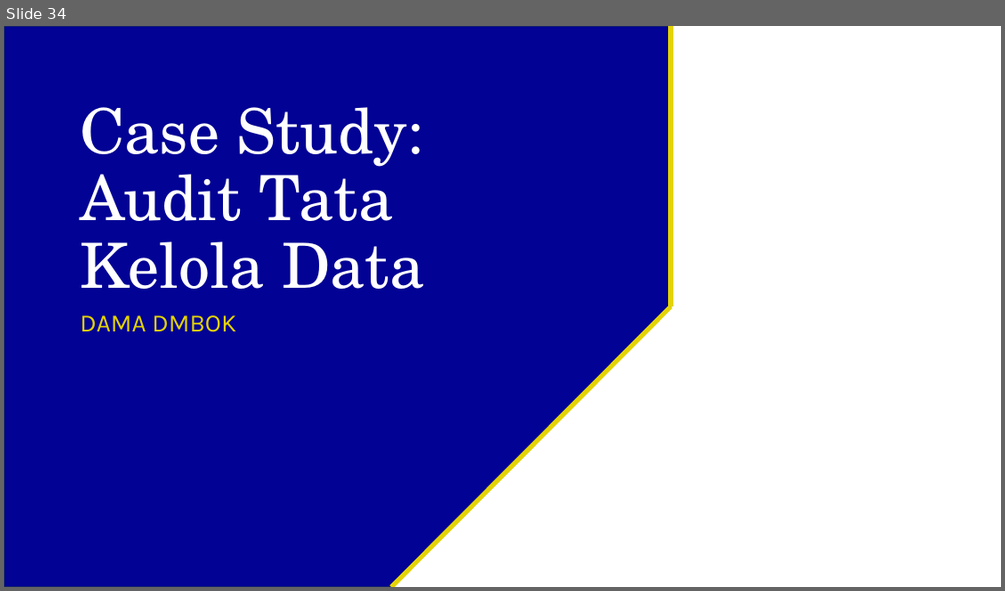
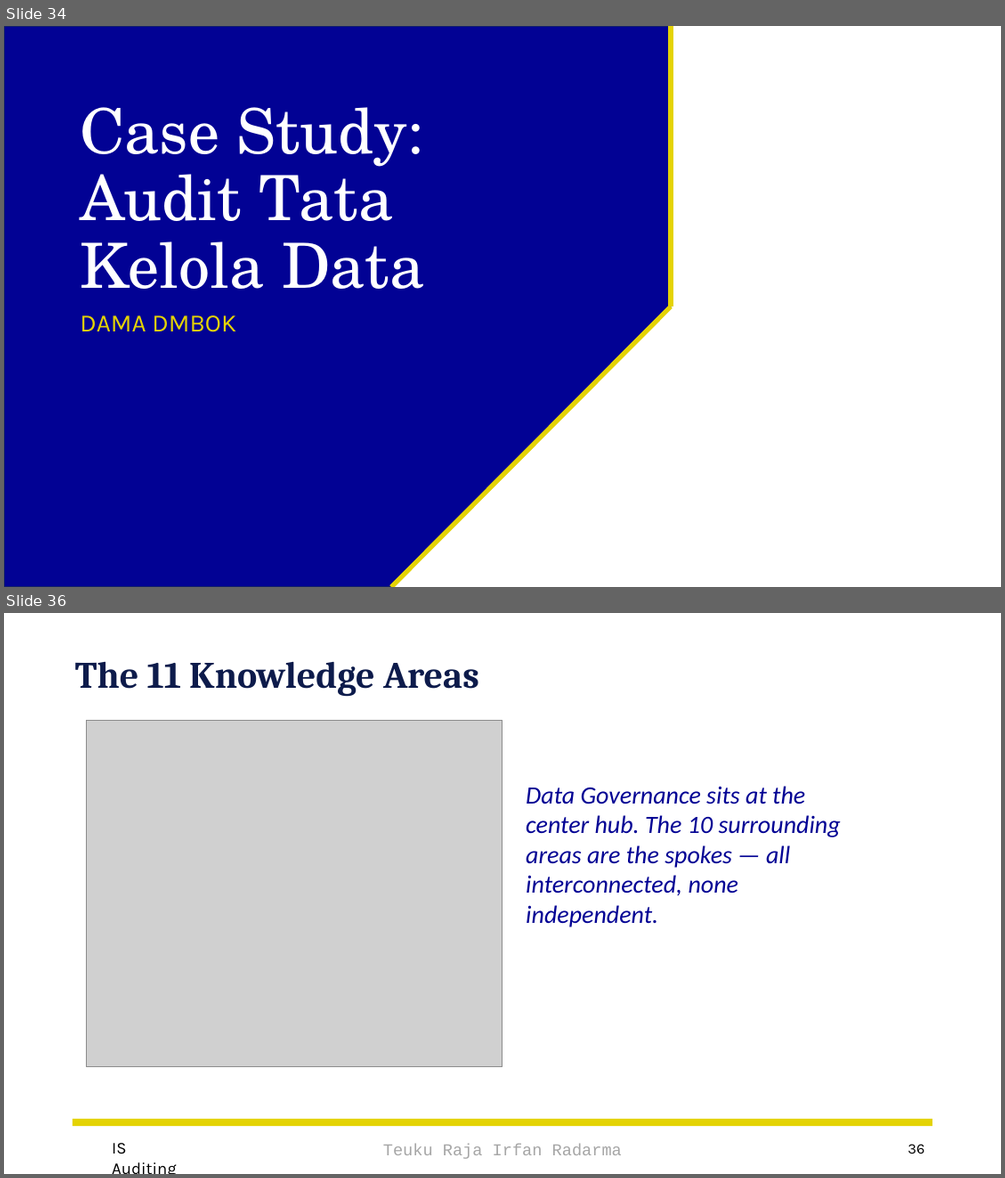
Before and after one commit to irfanradarma/Audit-SI, a slide deck: Slides/2026/06 - GTAG.pptx. Shown one above the other, each under a label of ours: slide 34 before the commit, slides 34 and 36 after it; the slides between them are not shown. The pictures are 1005x591 and 1005x1178 pixels, drawn with LibreOffice and Linux fonts; fonts in the diff are those of the drawing; grey boxes stand for pictures; background and template pictures are left out. Boxes give left, top, right and bottom in pixels: in the first picture for what was removed or moved away, otherwise in the second. Text is boxed around its words. In the diff, an @@ line names an element or a change of style, - is before the commit and + after.

```diff
--- a/Slides/2026/06 - GTAG.pptx
+++ b/Slides/2026/06 - GTAG.pptx
@@ slide 36 added at bbox=[4, 613, 1001, 1174], background picture (left out) @@
@@ title added at bbox=[75, 661, 479, 697], 36 pt, text #0D1B4B, bold @@
+The 11 Knowledge Areas
@@ picture added at bbox=[86, 720, 502, 1067] @@
@@ text added at bbox=[526, 786, 841, 927], 24 pt, text #020294, italic @@
+Data Governance sits at the center hub. The 10 surrounding areas are the spokes — all interconnected, none independent.
@@ rectangle added at bbox=[73, 1119, 933, 1126], fill #E4D304 @@
@@ text added at bbox=[112, 1143, 126, 1154], 16 pt, text #000000 @@
+IS Auditing
@@ text added at bbox=[383, 1143, 622, 1159], 16 pt, text #A6A6A6 @@
+Teuku Raja Irfan Radarma
@@ page number added at bbox=[907, 1143, 924, 1153], 14 pt, text #000000 @@
+36
```
Also in this commit, not shown: 13 other slides added.
